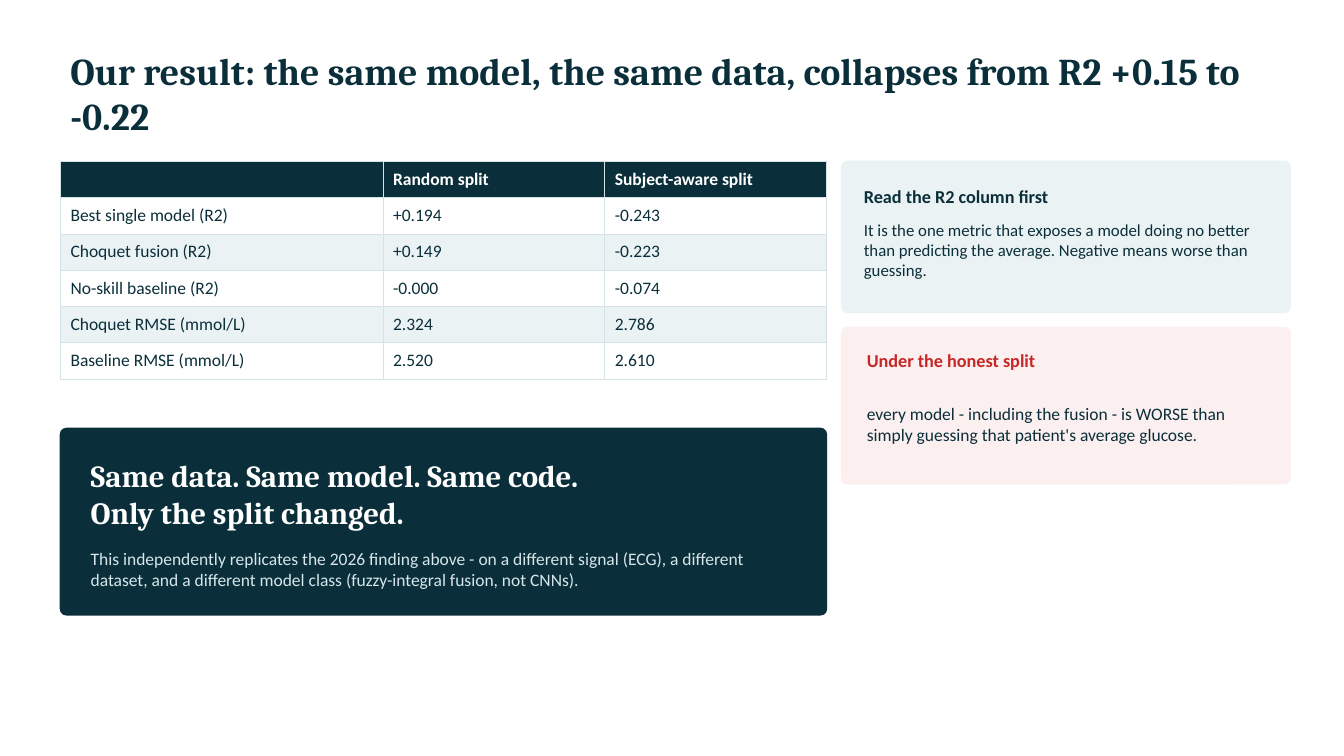
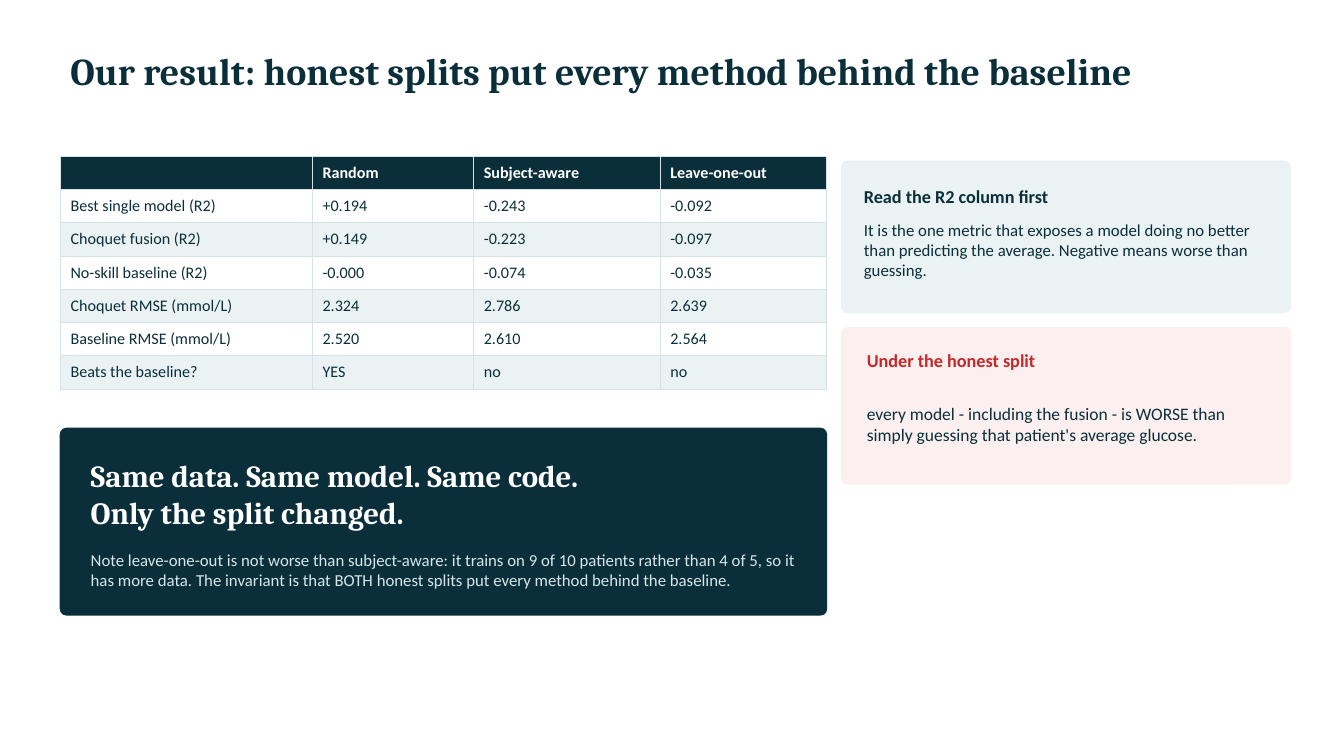
Before and after one commit to navtesh21/btp-project, a slide deck: slide 8 of BTP_presentation.pptx. Drawn at 1344x756 pixels with LibreOffice and Linux fonts; fonts in the diff are those of the drawing. Boxes give left, top, right and bottom in pixels: in the first picture for what was removed or moved away, otherwise in the second. Text is boxed around its words. In the diff, an @@ line names an element or a change of style, - is before the commit and + after.

```diff
--- a/BTP_presentation.pptx
+++ b/BTP_presentation.pptx
@@ text at [70, 58, 1131, 93]: text changed @@
-Our result: the same model, the same data, collapses from R2 +0.15 to -0.22
+Our result: honest splits put every method behind the baseline
@@ table at [60, 156, 827, 381] @@
- | Random split | Subject-aware split
-Best single model (R2) | +0.194 | -0.243
-Choquet fusion (R2) | +0.149 | -0.223
-No-skill baseline (R2) | -0.000 | -0.074
-Choquet RMSE (mmol/L) | 2.324 | 2.786
-Baseline RMSE (mmol/L) | 2.520 | 2.610
+ | Random | Subject-aware | Leave-one-out
+Best single model (R2) | +0.194 | -0.243 | -0.092
+Choquet fusion (R2) | +0.149 | -0.223 | -0.097
+No-skill baseline (R2) | -0.000 | -0.074 | -0.035
+Choquet RMSE (mmol/L) | 2.324 | 2.786 | 2.639
+Baseline RMSE (mmol/L) | 2.520 | 2.610 | 2.564
+Beats the baseline? | YES | no | no
@@ table: place and size @@
-table at [60, 161, 827, 373]
+table at [60, 156, 827, 381]
@@ text at [91, 554, 794, 589]: text changed; size 12.5 to 12 pt @@
-This independently replicates the 2026 finding above - on a different signal (ECG), a different dataset, and a different model class (fuzzy-integral fusion, not CNNs).
+Note leave-one-out is not worse than subject-aware: it trains on 9 of 10 patients rather than 4 of 5, so it has more data. The invariant is that BOTH honest splits put every method behind the baseline.
```
Also in this commit, not shown: 10 other files.
